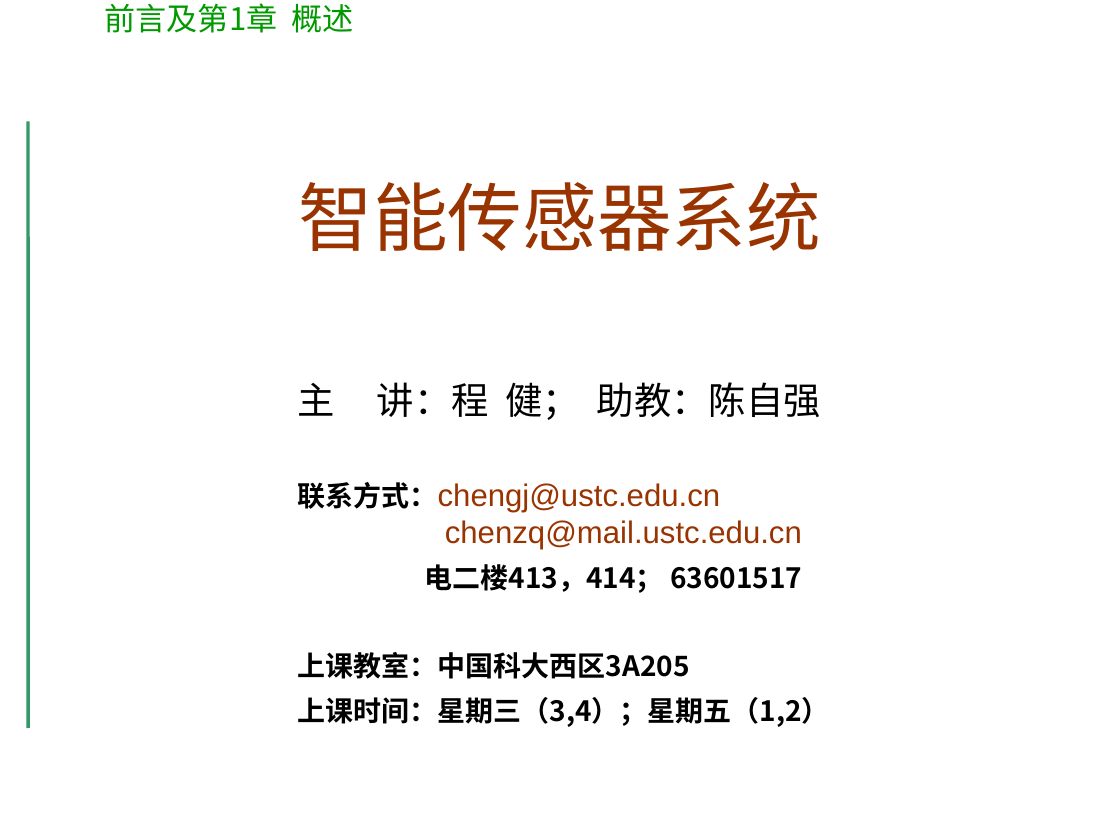
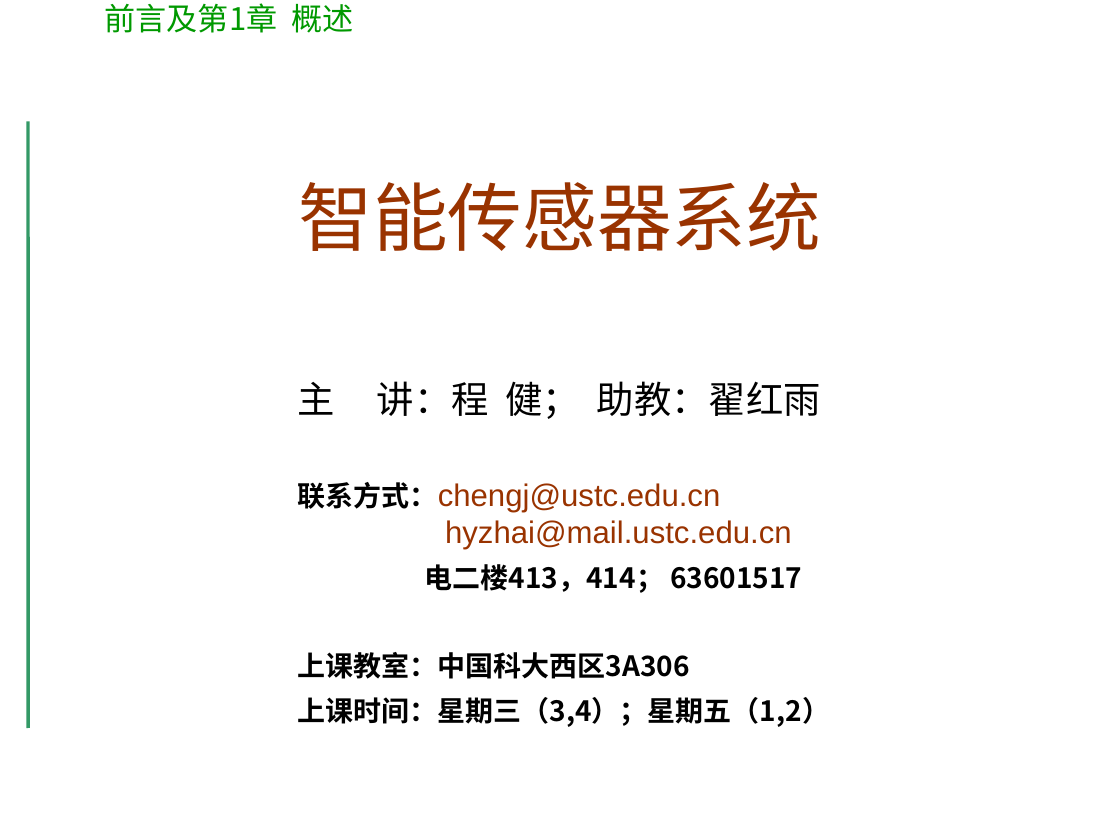
Before and after one commit to hellozhaihy/SmartSensor, a slide deck: slide 1 of PPTs/chapter01.ppt. Drawn at 1120x840 pixels with LibreOffice and Linux fonts; fonts in the diff are those of the drawing; background and template pictures are left out. Boxes give left, top, right and bottom in pixels: in the first picture for what was removed or moved away, otherwise in the second. Text is boxed around its words. In the diff, an @@ line names an element or a change of style, - is before the commit and + after.

```diff
--- a/PPTs/chapter01.ppt
+++ b/PPTs/chapter01.ppt
@@ subtitle at [298,381,821,419]: text changed @@
-主 讲：程 健； 助教：陈自强
+主 讲：程 健； 助教：翟红雨
@@ subtitle at [445,520,792,549]: text changed @@
-chenzq@mail.ustc.edu.cn
+hyzhai@mail.ustc.edu.cn
@@ subtitle at [298,652,690,679]: text changed @@
-上课教室：中国科大西区3A205
+上课教室：中国科大西区3A306
```
Also in this commit, not shown: 2 other slides changed, 3 slides added, 1 slide removed, 8 other files.
